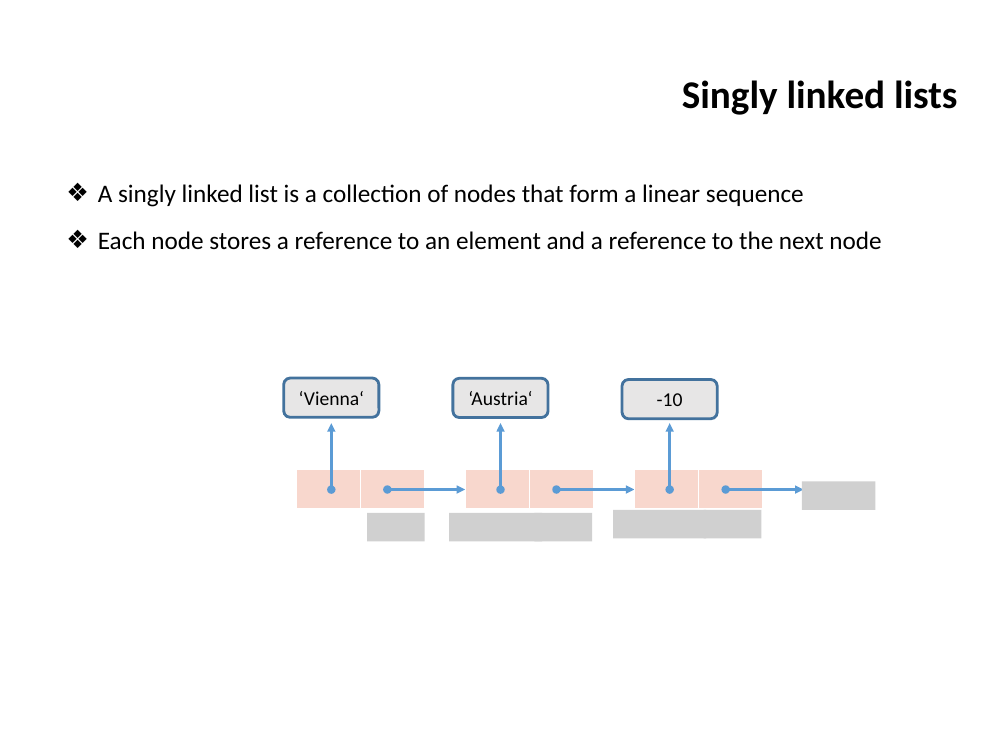
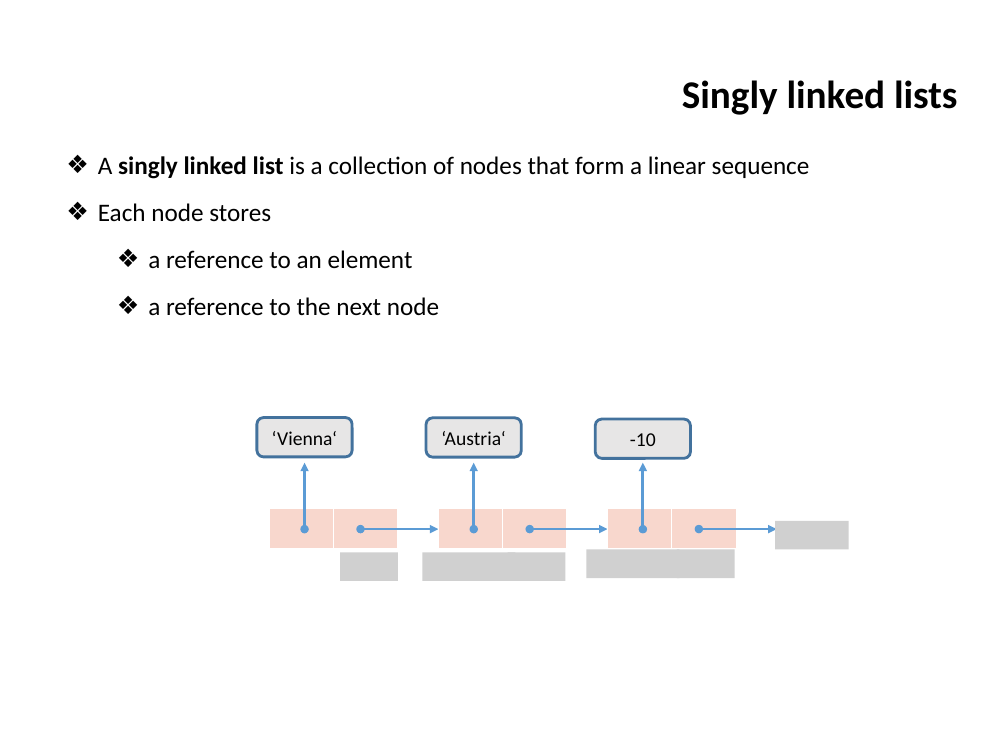
Before and after one commit to ifromm/dsa, a slide deck: slide 7 of slides/unit_4_elementary_ds.pptx. Drawn at 1008x756 pixels with LibreOffice and Linux fonts; fonts in the diff are those of the drawing; grey boxes stand for pictures; background and template pictures are left out. Boxes give left, top, right and bottom in pixels: in the first picture for what was removed or moved away, otherwise in the second. Text is boxed around its words. In the diff, an @@ line names an element or a change of style, - is before the commit and + after.

```diff
--- a/slides/unit_4_elementary_ds.pptx
+++ b/slides/unit_4_elementary_ds.pptx
@@ text at <box>98,156,810,179</box>: bold on in "singly linked list" @@
@@ text at <box>98,203,439,315</box>: text changed @@
-❖ Each node stores a reference to an element and a reference to the next node
+❖ Each node stores
+  ❖ a reference to an element
+  ❖ a reference to the next node
@@ double arrow moved from (332, 490) - (332, 423) to (304, 529) - (304, 463) @@
@@ picture removed at <box>801,482,875,510</box> @@
@@ picture removed at <box>367,513,424,541</box> @@
@@ picture removed at <box>450,513,542,541</box> @@
@@ picture removed at <box>534,513,592,541</box> @@
@@ picture removed at <box>613,510,706,538</box> @@
@@ 5 double arrows, 3 rounded rectangles, 3 tables: place and size @@
-5 double arrows, 3 rounded rectangles, 3 tables at <box>283,378,803,510</box>
+5 double arrows, 3 rounded rectangles, 3 tables at <box>257,417,777,550</box>
@@ picture removed at <box>704,510,761,538</box> @@
@@ picture added at <box>775,521,849,549</box> @@
@@ picture added at <box>341,552,398,581</box> @@
@@ picture added at <box>422,552,515,581</box> @@
@@ picture added at <box>508,552,565,581</box> @@
@@ picture added at <box>587,549,679,578</box> @@
@@ picture added at <box>676,549,734,578</box> @@
```
Also in this commit, not shown: 8 other slides changed, 2 other files.
